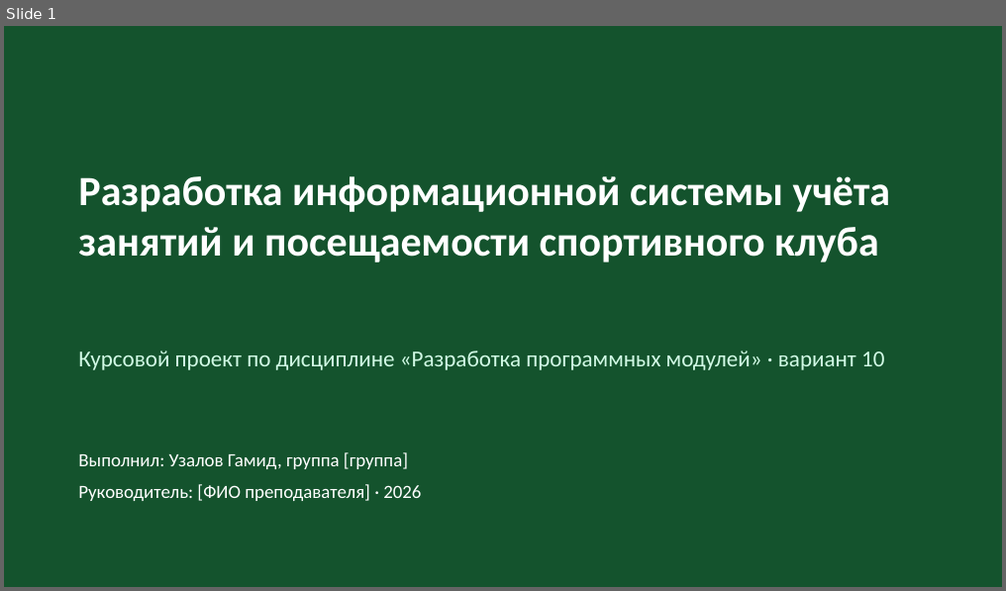
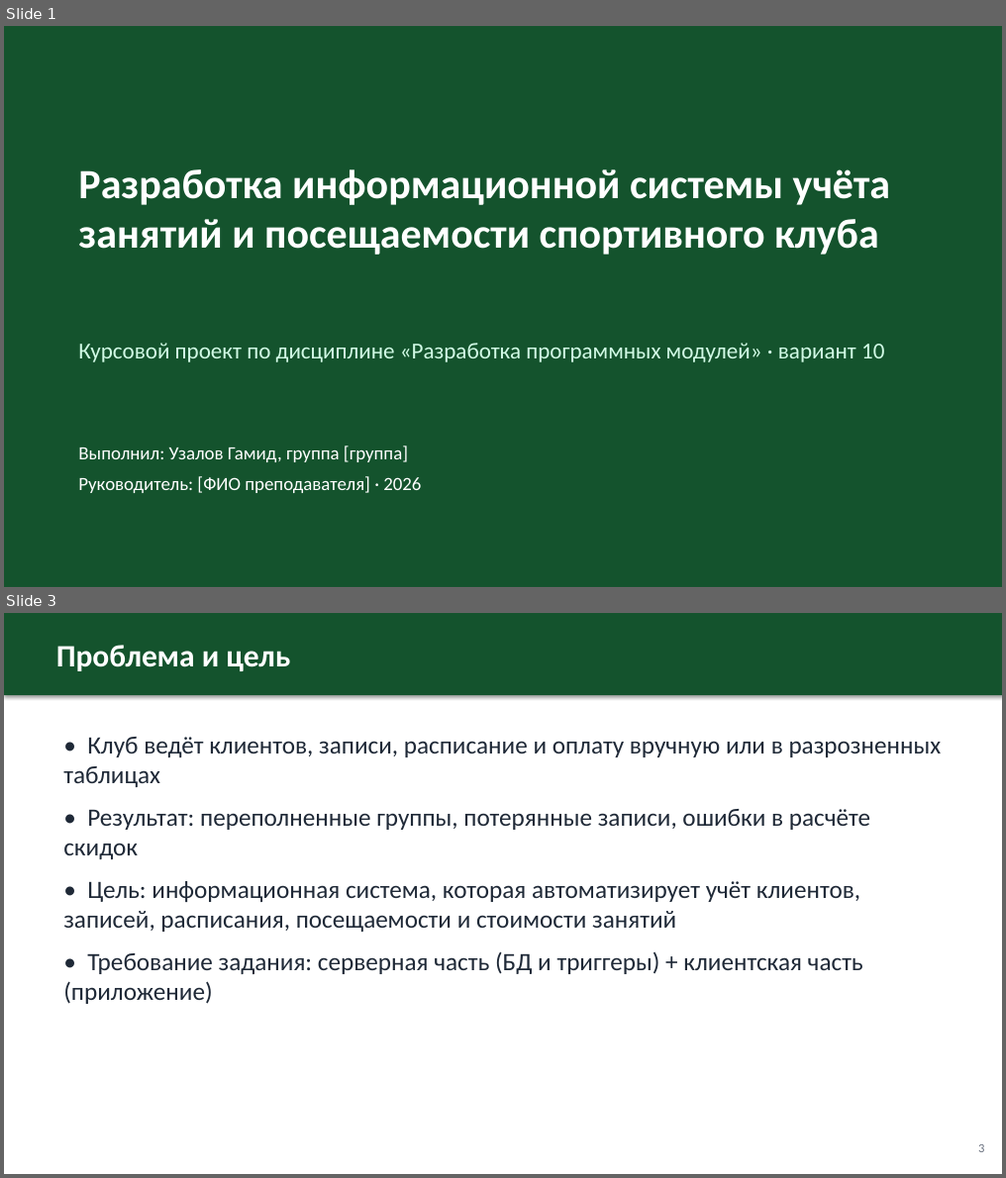
Before and after one commit to Uzalov-Gamid/sport-club, a slide deck: docs/Презентация_Спортивный_клуб.pptx. Shown one above the other, each under a label of ours: slide 1 before the commit, slides 1 and 3 after it; the slides between them are not shown. The pictures are 1006x591 and 1006x1178 pixels, drawn with LibreOffice and Linux fonts; fonts in the diff are those of the drawing. Boxes give left, top, right and bottom in pixels: in the first picture for what was removed or moved away, otherwise in the second. Text is boxed around its words. In the diff, an @@ line names an element or a change of style, - is before the commit and + after.

Commit message:
docs: полная презентация (24 слайда: проблема, стек, архитектура, БД, функционал, тесты, CI/CD)

```diff
--- a/docs/Презентация_Спортивный_клуб.pptx
+++ b/docs/Презентация_Спортивный_клуб.pptx
@@ slide 3 added at [4,613,1002,1174], background #FFFFFF @@
@@ rectangle added at [4,613,1002,695], fill #14532D @@
@@ text added at [56,645,290,671], 30 pt, text #FFFFFF, bold @@
+Проблема и цель
@@ text added at [63,737,942,1004], 24 pt, text #1F2937 @@
+• Клуб ведёт клиентов, записи, расписание и оплату вручную или в разрозненных таблицах
+• Результат: переполненные группы, потерянные записи, ошибки в расчёте скидок
+• Цель: информационная система, которая автоматизирует учёт клиентов, записей, расписания, посещаемости и стоимости занятий
+• Требование задания: серверная часть (БД и триггеры) + клиентская часть (приложение)
@@ text added at [978,1145,984,1153], 12 pt, text #6B7280 @@
+3
@@ slide 1 changed as well @@
@@ text "Разработка информационной системы учёта занятий ...": place and size @@
-text "Разработка информационной системы учёта занятий ..." at [78,176,890,263]
+text "Разработка информационной системы учёта занятий ..." at [78,170,890,255]
@@ text "Курсовой проект по дисциплине «Разработка ...": place and size @@
-text "Курсовой проект по дисциплине «Разработка ..." at [78,351,884,371]
+text "Курсовой проект по дисциплине «Разработка ..." at [78,343,884,363]
@@ text "Выполнил: Узалов Гамид, группа [группа]": place and size @@
-text "Выполнил: Узалов Гамид, группа [группа]" at [78,453,421,501]
+text "Выполнил: Узалов Гамид, группа [группа]" at [78,446,421,493]
```
Also in this commit, not shown: 8 other slides changed, 16 other slides added, 5 slides removed.
